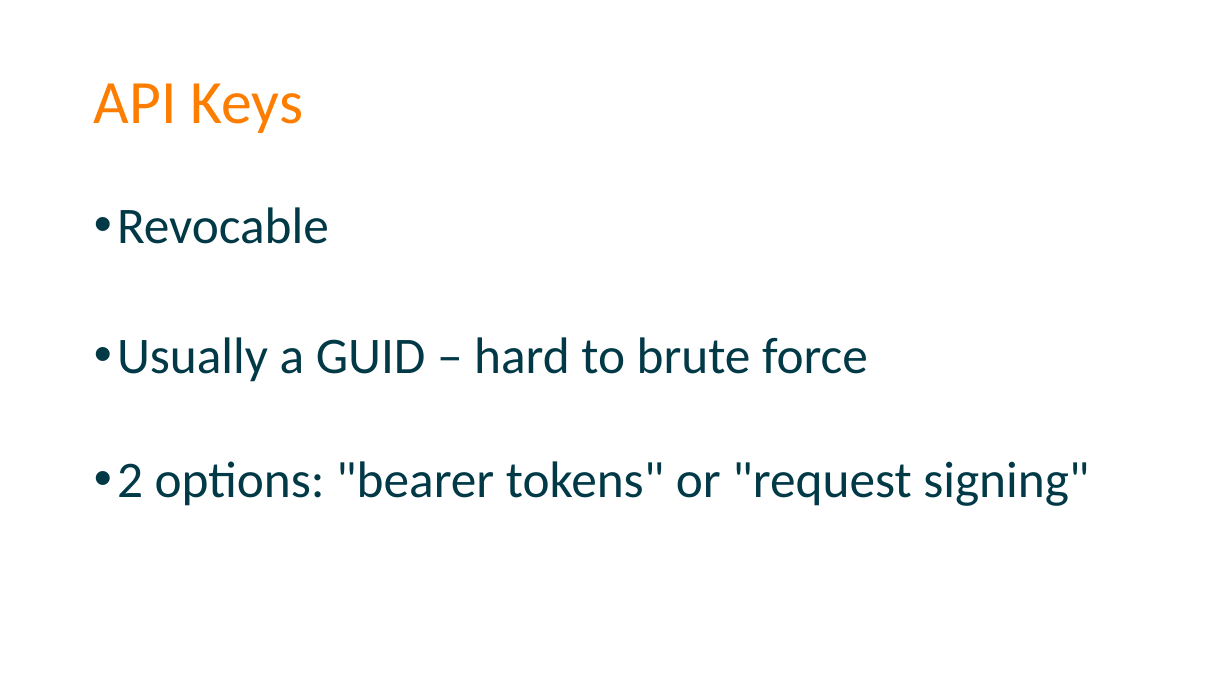
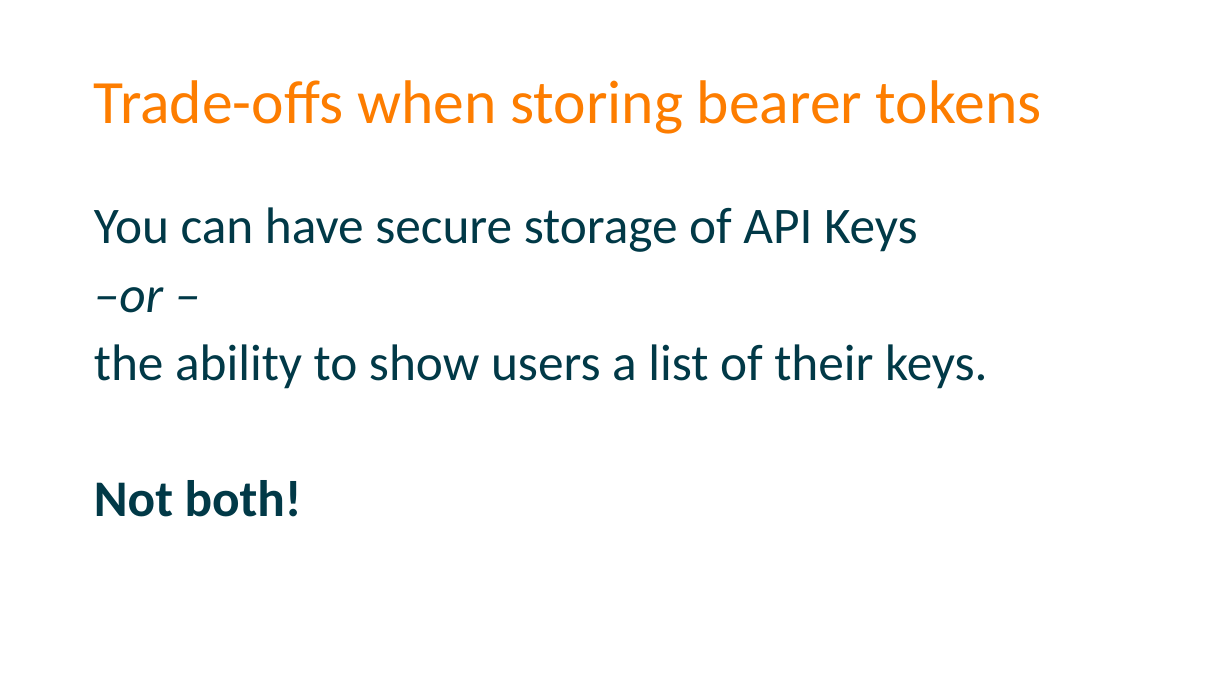
Before and after one commit to spetryjohnson/Securing-Your-API-Endpoints, a slide deck: slide 27 of Securing Your API Endpoints.pptx (slide 25 before the commit). Drawn at 1232x693 pixels with LibreOffice and Linux fonts; fonts in the diff are those of the drawing. Boxes give left, top, right and bottom in pixels: in the first picture for what was removed or moved away, otherwise in the second. Text is boxed around its words. In the diff, an @@ line names an element or a change of style, - is before the commit and + after.

```diff
--- a/Securing Your API Endpoints.pptx
+++ b/Securing Your API Endpoints.pptx
@@ title at [94,80,1041,134]: text changed @@
-API Keys
+Trade-offs when storing bearer tokens
@@ text at [94,207,988,517]: text changed @@
-• Revocable
-• Usually a GUID – hard to brute force
-• 2 options: "bearer tokens" or "request signing"
+You can have secure storage of API Keys
+–or –
+the ability to show users a list of their keys.
+Not both!
```
Also in this commit, not shown: 1 other slide changed, 2 other files.
